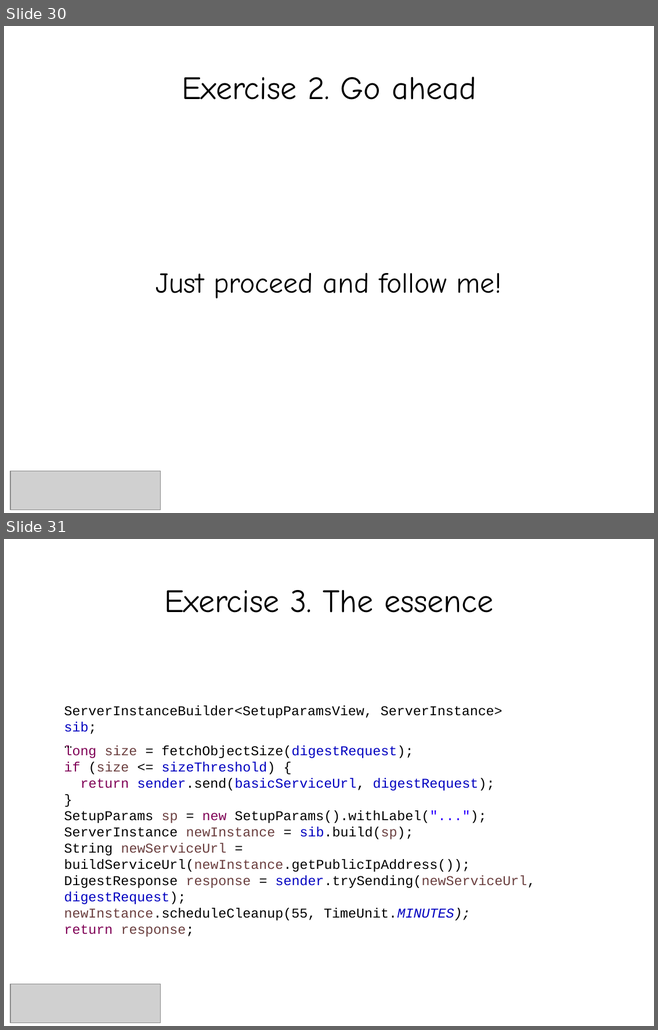
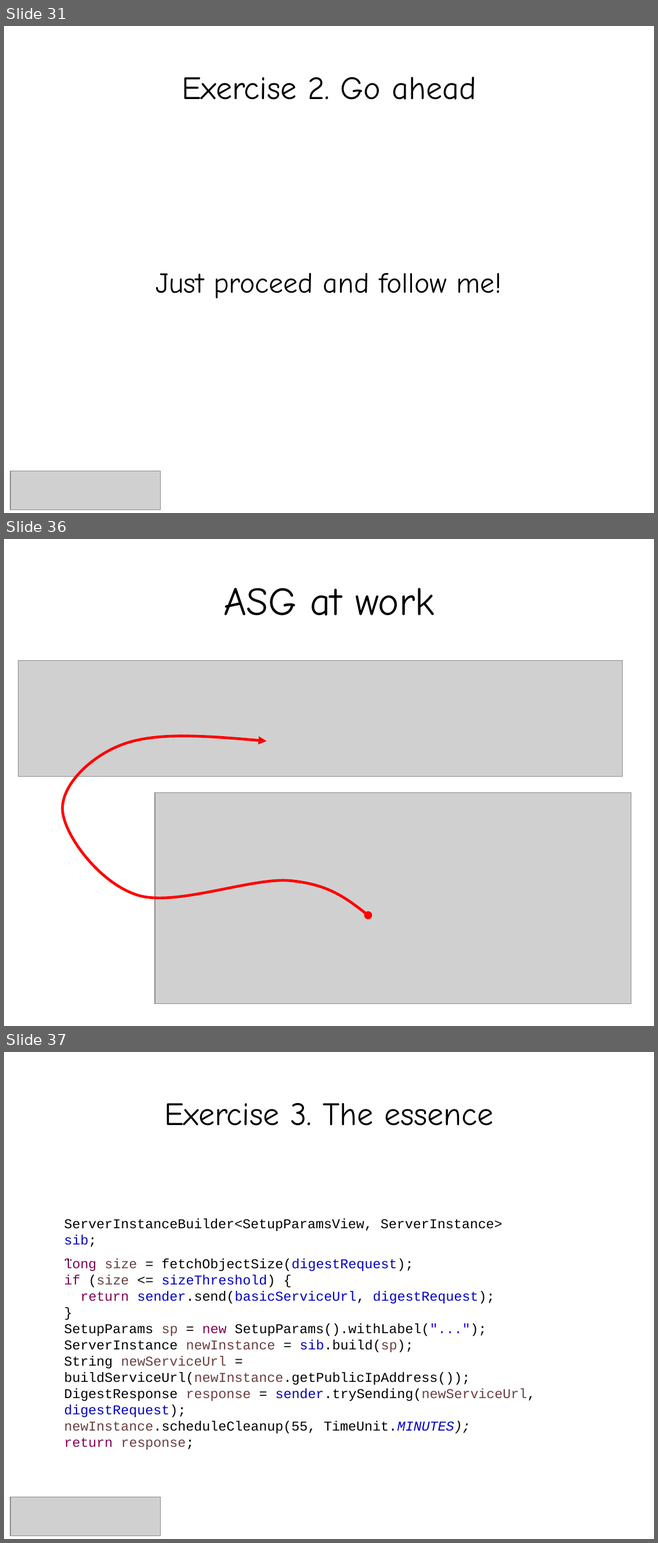
Before and after one commit to smolnik/diagrams, a slide deck: presentations/aws_ha_workshops.pptx. Shown one above the other, each under a label of ours: slides 30 and 31 before the commit, slides 31, 36 and 37 after it; the slides between them are not shown. The pictures are 658x1030 and 658x1543 pixels, drawn with LibreOffice and Linux fonts; fonts in the diff are those of the drawing; grey boxes stand for pictures. Boxes give left, top, right and bottom in pixels: in the first picture for what was removed or moved away, otherwise in the second. Text is boxed around its words. In the diff, an @@ line names an element or a change of style, - is before the commit and + after.

```diff
--- a/presentations/aws_ha_workshops.pptx
+++ b/presentations/aws_ha_workshops.pptx
@@ slide 36 added at [4,539,654,1026], background #FFFFFF @@
@@ title added at [223,588,434,616], 44 pt, text #000000 @@
+ASG at work
@@ picture added at [18,660,622,776] @@
@@ freeform shape added at [63,736,368,916], outline #FF0000 3 pt @@
@@ picture added at [155,793,630,1004] @@
@@ what was slide 30 is now slide 31 @@
@@ what was slide 31 is now slide 37 @@
```
Also in this commit, not shown: 2 slides changed, 5 other slides added.
